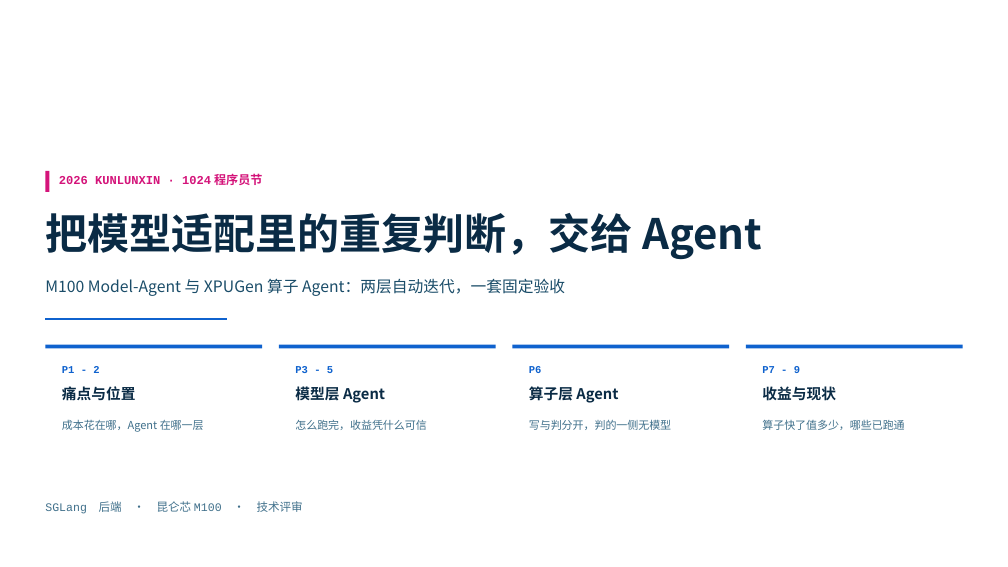
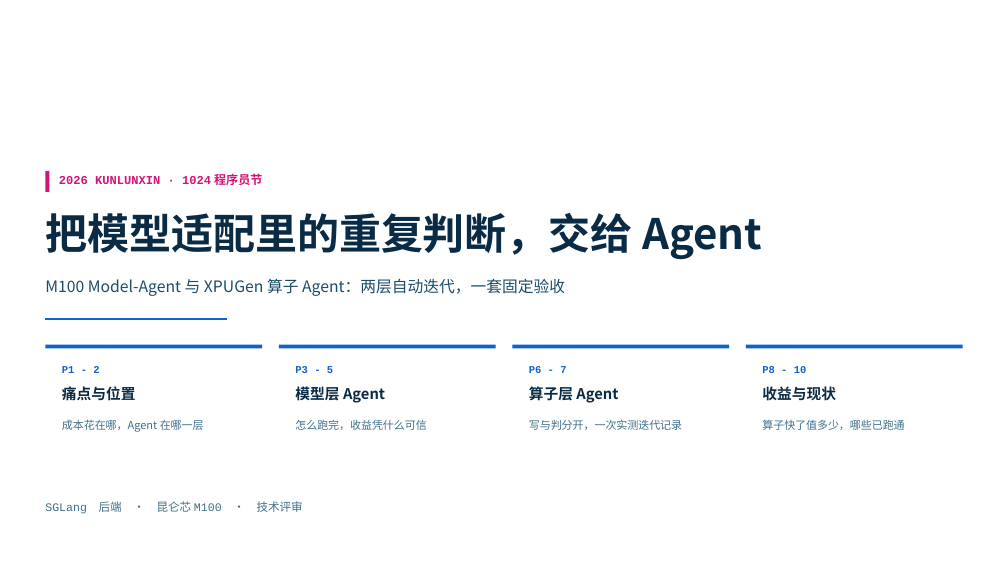
Before and after one commit to learning-sketch/sglang-maestro, a slide deck: slide 1 of slides/m100_agent_deck_1024.pptx. Drawn at 1008x567 pixels with LibreOffice and Linux fonts; fonts in the diff are those of the drawing; background and template pictures are left out. Boxes give left, top, right and bottom in pixels: in the first picture for what was removed or moved away, otherwise in the second. Text is boxed around its words. In the diff, an @@ line names an element or a change of style, - is before the commit and + after.

```diff
--- a/slides/m100_agent_deck_1024.pptx
+++ b/slides/m100_agent_deck_1024.pptx
@@ text at box(529, 366, 566, 373): text changed @@
-P6
+P6 - 7
@@ text at box(762, 366, 807, 373): text changed @@
-P7 - 9
+P8 - 10
@@ text at box(529, 420, 682, 430): text changed @@
-写与判分开，判的一侧无模型
+写与判分开，一次实测迭代记录
```
Also in this commit, not shown: 9 other slides changed, 1 slide added, 5 other files.
